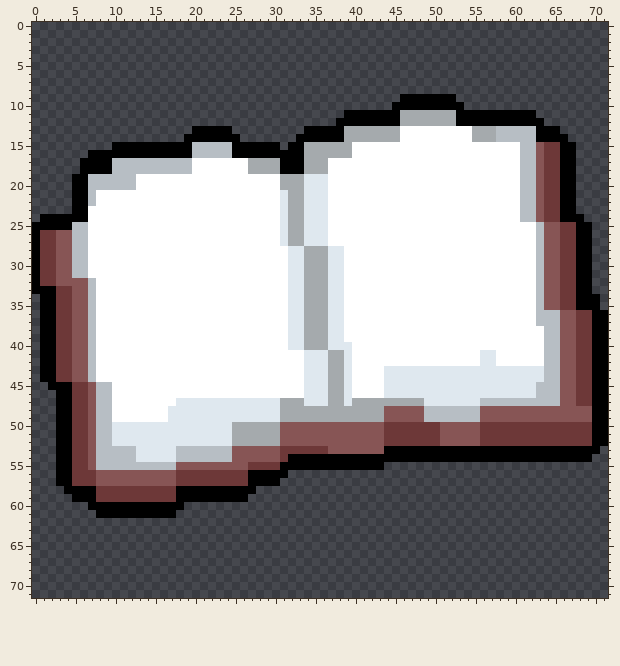
Two states of a sprite sheet, img/pictures/book.png. Above: the version before the commit.
The file is 72x72 pixels. Pixels under 10% opacity are left out.
The result:
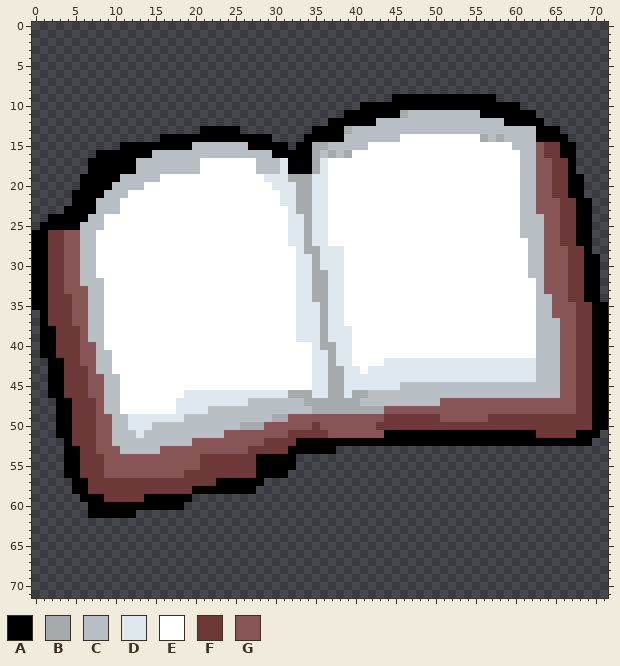
Palette (. is transparent): A #000000  B #a5aaad  C #b7bec4  D #dfe8ef  E #ffffff  F #6d3838  G #875555
Edits made:
Changed rows in their new state; - is an unchanged pixel.
first column x 0:
 9 ---------------------------------------------A-------AAAAA--------------
10 -----------------------------------------AAAA---------AAAAAAA-----------
11 -----------------------------------------------CCCCCCCCC----------------
12 -------------------------------------A-----CCCCCCCCCCCCCCCC-------------
13 --------------------.----A--------.-----CCCCCCCCCCCCCCCCCC--------------
14 ----------------AAA-------AAAA---.-----CCCCCCC---------E-CB-------------
15 ----------.--------------CC----A.-A--CCCCC------------------C-----------
16 -------.-------CCCCC-----CCCCC----A-C-C---------------------------------
17 ------.---AAA-------C------ECCCD--A-D---------------------------G-F-----
18 ------.---AAA-------C------ECCCD--A-D---------------------------G-F-----
19 -----.-AAAA--CCC-------------DDD--B-----------------------------G-F-A---
20 -----.-AAA---C----------------DDD-B-----------------------------G-F-A---
21 -------AACCC--------------------D-B-----------------------------G-F-A---
22 -------ACCC---------------------D-B-----------------------------GGFFAA--
23 ----A--ACCC--------------------ED-B-----------------------------GGFFAA--
24 -.-----CC----------------------EDDB----------------------------CGGFF-A--
25 .----A-CC----------------------EDDB--------------------------CC---------
26 -A-F-G-C-----------------------EDDB--------------------------CC---------
27 -A-F-G-C-----------------------EDDB---------------------------C---------
28 -A-F-G-C------------------------E---D-------------------------C---G-F---
29 -A-F-G-C------------------------E-D-D-------------------------C---G-F-A-
30 -A-F-G-C------------------------E-D-D-------------------------C---G-F-A-
31 -A-F-G-C------------------------E-D---------------------------C---G-F-A-
32 -A-F--C-C-----------------------E-D-------------------------------G-F-A-
33 --F-G---C-----------------------E-D-------------------------------G-F-A-
34 A-F-----C-----------------------E-D-----------------------------C-G-F---
35 A-F-----C-----------------------E-DD----------------------------C-GGFF-A
36 --F-----C-----------------------E-DD-----------------------------G------
37 --F-----C-----------------------E-DD------------------------------------
38 -----F--C-----------------------E-DD---D-----------------------C--------
39 -----F--C-----------------------E-DD---D-----------------------C--------
40 -----F-GC-----------------------EEED-B-------------------------C--------
41 -----F-GCC------------------------E---D-----------------EE-----C--------
42 -.-A-F-GCC------------------------E---D-----DDDDDDDDDDDD--DDDDDC--------
43 -.-A-FFGCC------------------------E-----D-DD-------------------C--------
44 -.-A-FFGGCC-----------------------E-----DDDD-------------------C--------
45 ----F---G-C-----------------------E-----DDDD--CCCCCCCCCCCCCCCCC---------
46 --A-F---G-C--------DDDDDDDDDDDDDBBB-----BBCCCCCCCCCCCCCCCCCCCCC---------
47 -------FG-C----------------CCCCCCCBBB--B-CCCCCCCCCCGGGGGGGGGGGGGGG------
48 -------FG-C------E----CCCCCCCCCCCCC--------------GGGGGGG------------FF--
49 -------FGGCCDDDDD--CCCCCCCCCCCB-GGGGGGGGGGGGFFFFFFFGGGGG-FFFFFFFFFFFFF--
50 -------FGGCC---CCCCCCCCCCC---GG----F-------F-------FFFFF----------------
51 -------FGGCCC-CCCCCCCCCCGGGGGGG-FFFFF-------AAAAAAAAAAAAAAAAAAA-----AA-.
52 ---.---FGGCCCCCCCCCCGGGGGGGGGFFFFAAAAAAAAAAAAAAAAAAAAAAAAAAAAAAAAAAAAA..
53 ---.-A-FGGG--CCCGGGGGGGGG--FFFF-AAAAAA.................................-
54 ---.-A-FFGGGGGGGGGGGGFFFFFFFAAAA-.....................................--
55 ---.-A-FFGGGGGGGGG---FFFFFF-AAA--...........----------------------------
56 ---.-A--F---------G--------F--------------------------------------------
57 ---..AA-FFFFFFFFFF-----AAAA--..-----------------------------------------
58 ----.--F----------FF----------------------------------------------------
59 -----.--A-----AAAA--.......---------------------------------------------
61 -------A-----.....------------------------------------------------------
Changed places in both pictures, as pixel boxes (x1, y1, x2, y2):
changed: (32, 94, 608, 518)
